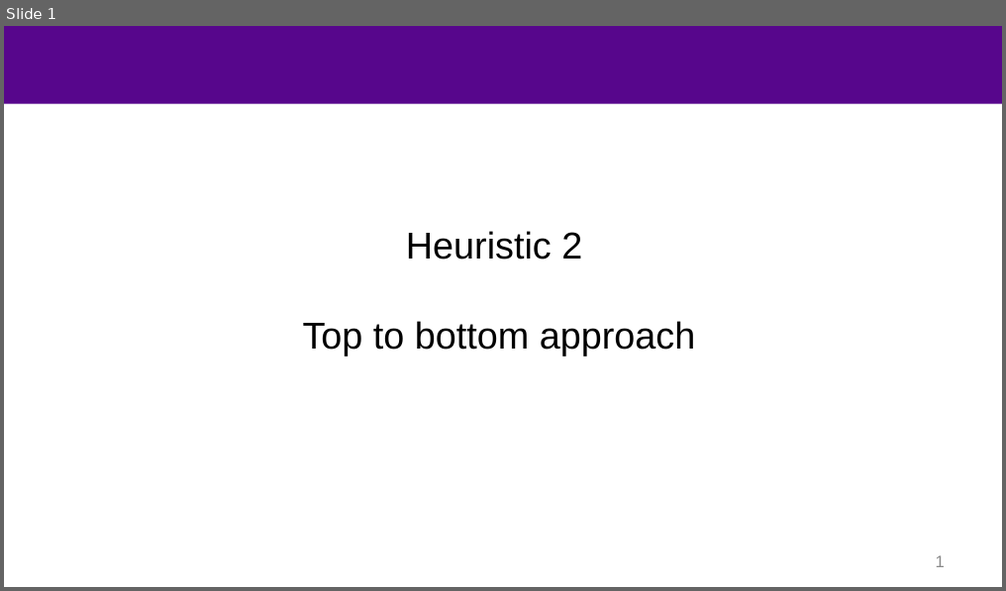
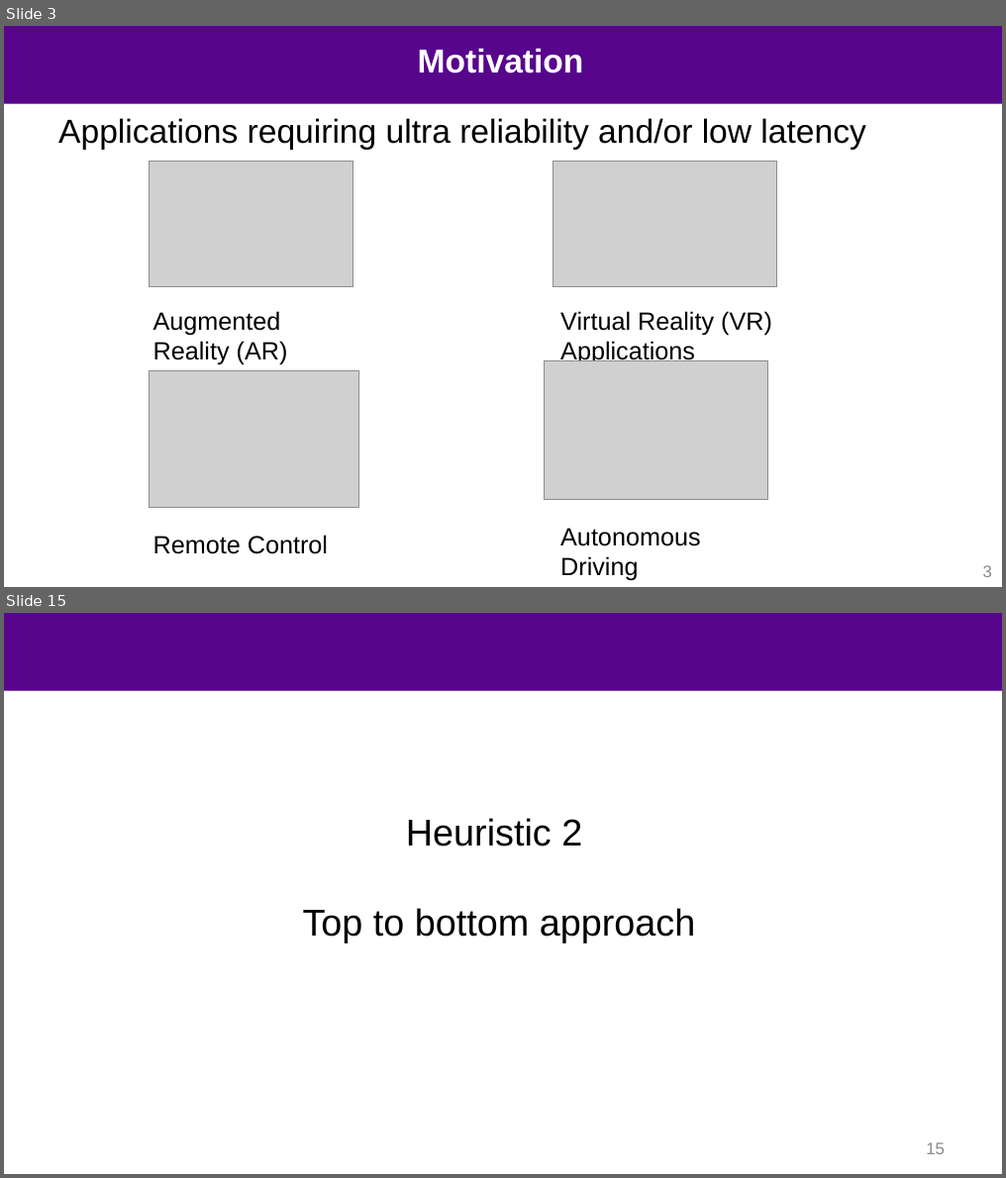
Before and after one commit to mustafafu/mec_request_routing, a slide deck: common_script/part2.pptx. Shown one above the other, each under a label of ours: slide 1 before the commit, slides 3 and 15 after it; the slides between them are not shown. The pictures are 1006x591 and 1006x1178 pixels, drawn with LibreOffice and Linux fonts; fonts in the diff are those of the drawing; grey boxes stand for pictures; background and template pictures are left out. Boxes give left, top, right and bottom in pixels: in the first picture for what was removed or moved away, otherwise in the second. Text is boxed around its words. In the diff, an @@ line names an element or a change of style, - is before the commit and + after.

```diff
--- a/common_script/part2.pptx
+++ b/common_script/part2.pptx
@@ slide 3 added at (x1=4, y1=26, x2=1002, y2=587), background #FFFFFF; not listed: 1 template element that a slide beside it also shows @@
@@ title added at (x1=418, y1=48, x2=584, y2=74), 32 pt, text #FFFFFF, bold @@
+Motivation
@@ text added at (x1=58, y1=118, x2=865, y2=150), 32 pt, text #000000 @@
+Applications requiring ultra reliability and/or low latency
@@ picture added at (x1=149, y1=161, x2=352, y2=286) @@
@@ picture added at (x1=552, y1=161, x2=776, y2=286) @@
@@ text added at (x1=153, y1=311, x2=288, y2=372), 24 pt, text #000000 @@
+Augmented Reality (AR) Applications
@@ text added at (x1=560, y1=311, x2=772, y2=365), 24 pt, text #000000 @@
+Virtual Reality (VR) Applications
@@ picture added at (x1=149, y1=372, x2=358, y2=507) @@
@@ picture added at (x1=544, y1=361, x2=767, y2=499) @@
@@ text added at (x1=560, y1=528, x2=700, y2=581), 24 pt, text #000000 @@
+Autonomous Driving
@@ text added at (x1=153, y1=535, x2=328, y2=555), 24 pt, text #000000 @@
+Remote Control
@@ page number added at (x1=983, y1=566, x2=992, y2=577), 16 pt, text #898989 @@
+3
@@ what was slide 1 is now slide 15 @@
@@ page number at (x1=926, y1=1143, x2=944, y2=1155): text changed @@
-1
+15
```
Also in this commit, not shown: 5 slides changed, 13 other slides added.
